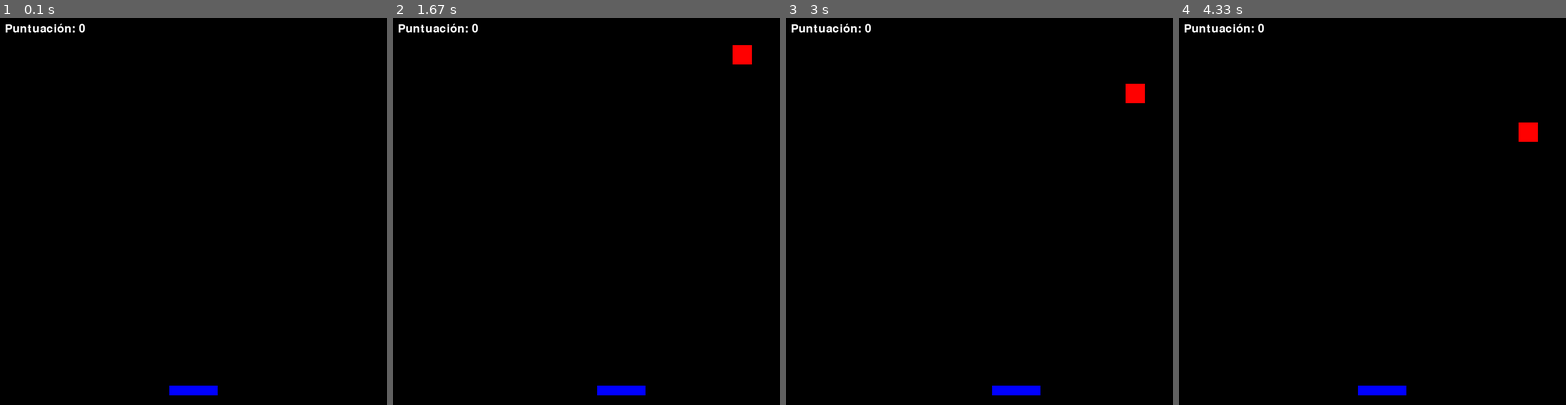
Above: before the commit, frames 1-4 (left to right).
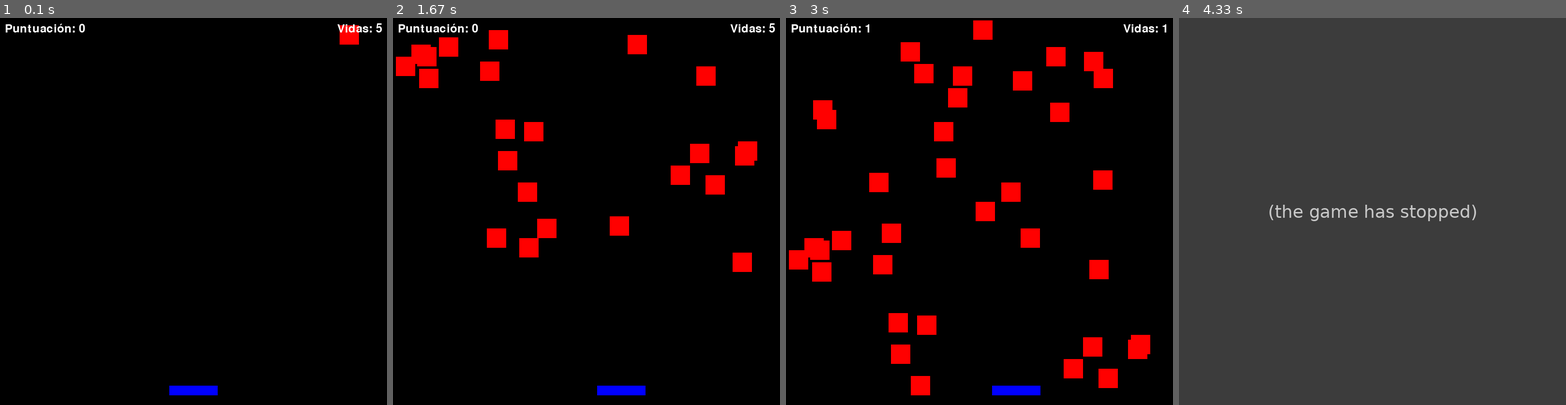
Above: after the commit, the same moments.

Repository: Guevara2435333/proyecto_pygame
Game: pygame game, started from main.py
Same seed, same stepped clock (60 frames per second), same inputs: the game is played once before the commit and once after it.
Inputs:
- Up to frame 1 (0.1 s): no input
- Up to frame 2 (1.67 s): hold Right 0.33-0.8 s; hold Right 0.83-1.3 s; hold Left from 1.33 s (still down)
- Up to frame 3 (3 s): release Left at 1.87 s; hold Left 1.9-2.3 s; hold Right 2.33-2.97 s
- Up to frame 4 (4.33 s): hold Left 3-3.47 s

The runs differ from the first frame. In frame 1, 0.3% of the frame differs, in the area x 87-99%, y 1-7%; in frame 2, 5.8%; in frame 3, 8.9%; in frame 4, 100%, in the area x 0-100%, y 0-100%.
Error after the commit: NameError: name 'SCREEN_WIDTH' is not defined (main.py line 145); the game stopped at 3.18 s (later frames are placeholders)

Commit message:
Update main.py

Diff:
--- a/main.py
+++ b/main.py
@@ -14,9 +14,16 @@
 # Dimensiones de la pantalla (matriz de píxeles)
 screen = pygame.display.set_mode((screen_width, screen_height))
 pygame.display.set_caption("Atrapa objetos")
+
+#reloj y FPS:
+clock = pygame.time.Clock()
+FPS= 60
+
 #PUNTUACIÓN Y TEXTO:
-score=0
+score = 0
+lives = 5
 font = pygame.font.Font(None,36)
+game_over_font = pygame.font.Font(None, 72)
 
 #SECCION JUGADOR
 
@@ -42,13 +49,18 @@
 object_width = 40
 object_height = 40
 object_color = red
-object_speed = 0.5
+object_speed = 5
 # Esta es la lista que guardará todos los objetos que están en la pantalla.
 falling_objects = []
 
+
 #bucle principal
 running = True
+game_over = False
 while running:
+    #control de FPS:
+    clock.tick(FPS)
+
     for event in pygame.event.get():
 
         # Si se cierra la ventana, salir del bucle
@@ -77,7 +89,7 @@
 
 # 1. Crear un nuevo objeto de vez en cuando
 
-    if random.random() < 0.001:
+    if random.random() < 0.2:
         object_x = random.randint(0, screen_width- object_width)
         new_object_rect = pygame.Rect(object_x, 0, object_width, object_height)
         falling_objects.append(new_object_rect)
@@ -92,9 +104,15 @@
             falling_objects.remove(obj_rect)
             print(f"¡Punto! Puntuación: {score}")
         elif obj_rect.top > screen_height:
+            #perder vidas:
+            lives -= 1
+            print(f"¡Objeto perdido! Vidas restantes: {lives}")
             falling_objects.remove(obj_rect)
 
-
+    # COMPROBAR CONDICIÓN PARA QUE FINALICE EL JUEGO:
+    if lives <= 0:
+        game_over = True
+        running = False
 
     screen.fill(black)
 
@@ -102,20 +120,38 @@
     pygame.draw.rect(screen, player_color, player_rect)
 
 
-# Dibujar todos los objetos:
-
-    for obj_rect in falling_objects:
-        pygame.draw.rect(screen, object_color, obj_rect)
-
 #Dibujar objetos que quedan en la lista
     for obj_rect in falling_objects:
        pygame.draw.rect(screen, object_color, obj_rect)
 
+#Dibujar la puntuación:
 
     score_surface = font.render(f"Puntuación: {score}", True, white)
     screen.blit(score_surface, (10, 10))
 
+#Dibujar las vidas:
+    lives_surface = font.render(f"Vidas: {lives}", True, white)
+    screen.blit(lives_surface, (screen_width - lives_surface.get_width() - 10, 10))
+
     pygame.display.flip()  # Actualizar la pantalla
+
+#Bucle para acabar el juego "GAME OVER":
+
+if game_over:
+    screen.fill(black)
+    game_over_text = game_over_font.render("GAME OVER", True, red)
+    final_score_text = font.render(f"Puntuación Final: {score}", True, white)
+
+    game_over_rect = game_over_text.get_rect(center=(SCREEN_WIDTH / 2, SCREEN_HEIGHT / 2 - 40))
+    final_score_rect = final_score_text.get_rect(center=(SCREEN_WIDTH / 2, SCREEN_HEIGHT / 2 + 40))
+
+    screen.blit(game_over_text, game_over_rect)
+    screen.blit(final_score_text, final_score_rect)
+
+
+    pygame.display.flip()
+    #espera 3 segundos antes de cerrar el juego
+    time.sleep(3)
 
 
 
